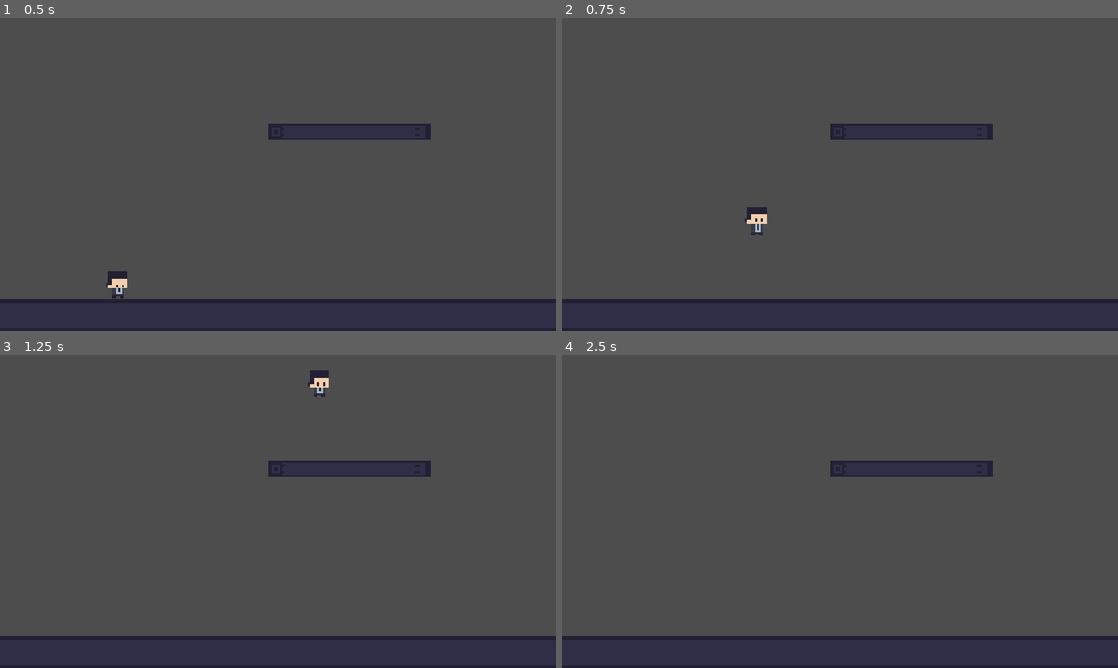
Above: before the commit, frames 1-4 (two rows, left to right).
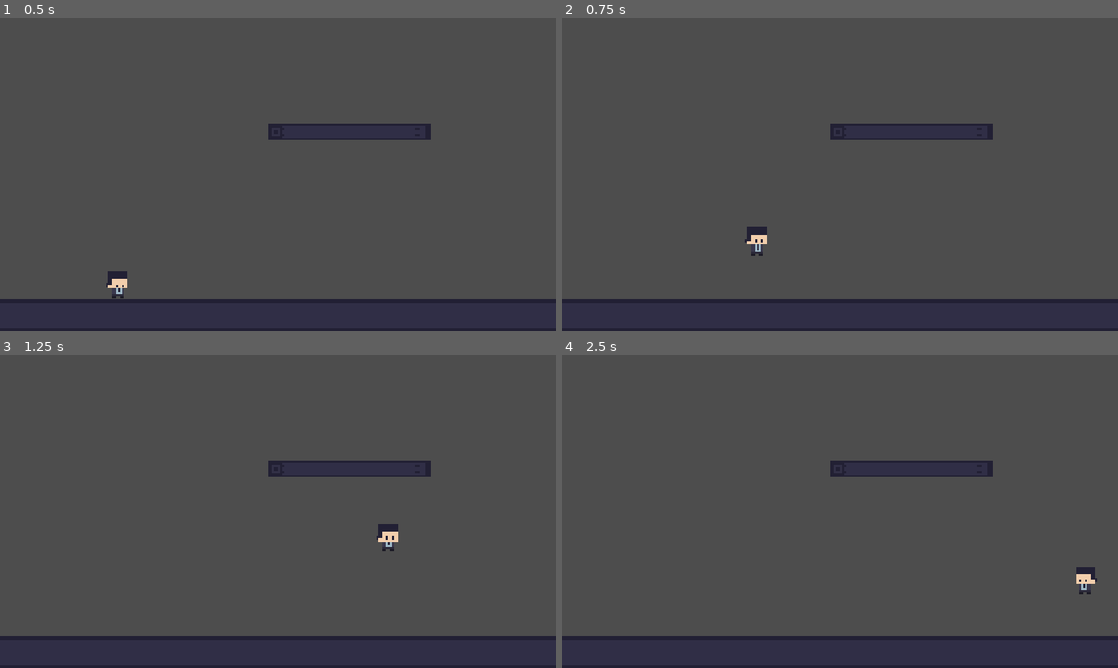
Above: after the commit, the same moments.

Repository: ChezM4ster/spin-to-win-jam
Game: Godot game, scene res://Scenes/testscene.tscn
The game is run twice, just before and just after one commit, with the same random seed, the same clock (stepped at 60 frames per second) and the same inputs.
Inputs:
- Up to frame 1 (0.5 s): no input
- Up to frame 2 (0.75 s): hold D (Move_Right) from 0.53 s (still down); tap W (Jump) at 0.6 s
- Up to frame 3 (1.25 s): keep holding D (Move_Right); tap W (Jump) at 0.77, 1.07 s
- Up to frame 4 (2.5 s): tap Right (Spin_CW) at 1.35 s; tap W (Jump) at 1.52, 1.55, 1.82, 2.3 s; tap Enter at 2 s; release D (Move_Right) at 2.03 s; hold A (Move_Left) from 2.03 s (still down); tap Left (Spin_CounterCW) at 2.1 s

Frame 1 is identical in both runs. In frame 2, 0.4% of the frame differs, in the area x 32-37%, y 60-76%; in frame 3, 0.5%, in the area x 55-72%, y 4-63%; in frame 4, 0.2%.

Commit message:
Added_jump Control
The player can now choose how far to jump by releasing the jump button early

Diff:
--- a/Scenes/lilguy.tscn
+++ b/Scenes/lilguy.tscn
@@ -1,6 +1,6 @@
 [gd_scene format=3 uid="uid://8kkqbpxllgmd"]
 
-[ext_resource type="Script" uid="uid://cvvamq2svc4pm" path="res://Scripting/character_body_2d.gd" id="1_dgipi"]
+[ext_resource type="Script" uid="uid://botss2m176ij5" path="res://Scripting/Player_Controller.gd" id="1_dgipi"]
 [ext_resource type="Texture2D" uid="uid://ri5n82lthj6h" path="res://Art Assets/lilcorporateguy.png" id="2_45lhf"]
 
 [sub_resource type="AtlasTexture" id="AtlasTexture_t74ru"]
--- a/Scripting/character_body_2d.gd
+++ b/Scripting/Player_Controller.gd
@@ -36,6 +36,8 @@
 		else:
 			jump_pressed = true
 			jump_buffer_timer.start(jump_buffer_t)
+	if Input.is_action_just_released("Jump") and velocity.y < 0:
+		velocity.y = JUMP_VELOCITY/4
 
 
 	var direction := Input.get_axis("Move_Left", "Move_Right")
Not shown, added: Scripting/Player_Controller.gd.uid
